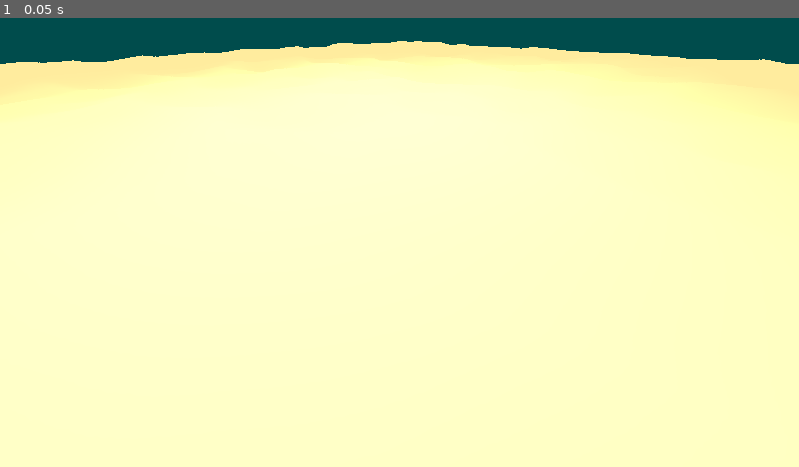
Above: before the commit, frame 1.
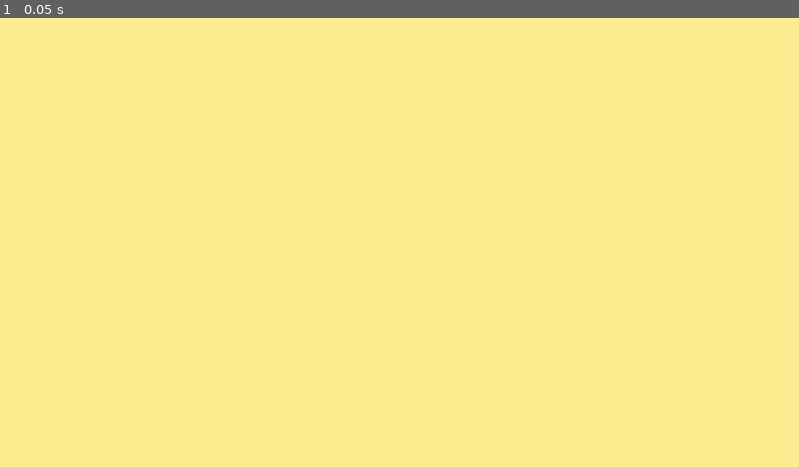
Above: after the commit, the same moment.

Repository: marcuserlandsson/Digosaur
Game: Godot game, scene res://Main.tscn
Same seed, same stepped clock (60 frames per second), same inputs: the game is played once before the commit and once after it.
Inputs:
- Up to frame 1 (0.05 s): no input

The runs differ from the first frame. In frame 1, 94% of the frame differs, in the area x 0-100%, y 0-100%.
Error after the commit: Invalid assignment of property or key 'strength' with value of type 'float' on a base object of type 'null instance'. (res://mouse_track.gd:23)

Commit message:
removed some old nodes, lighting & camera angle

Diff:
--- a/CarTracksOnSnowOrSand/Main.tscn
+++ b/CarTracksOnSnowOrSand/Main.tscn
@@ -11,43 +11,9 @@
 ambient_light_source = 2
 ambient_light_color = Color(1, 1, 1, 1)
 
-[sub_resource type="ShaderMaterial" id="ShaderMaterial_r0du0"]
-
-[sub_resource type="PlaneMesh" id="PlaneMesh_8muh3"]
-resource_local_to_scene = true
-material = SubResource("ShaderMaterial_r0du0")
-size = Vector2(10, 10)
-subdivide_width = 256
-subdivide_depth = 256
-
-[sub_resource type="BoxShape3D" id="BoxShape3D_0v47j"]
-size = Vector3(10.0605, 0.001, 10.0717)
-
 [sub_resource type="Environment" id="Environment_ms5u6"]
 background_mode = 1
 background_color = Color(1, 1, 1, 1)
-
-[sub_resource type="Gradient" id="Gradient_suej4"]
-offsets = PackedFloat32Array(0, 0.476744)
-colors = PackedColorArray(1, 1, 1, 1, 1, 1, 1, 0)
-
-[sub_resource type="GradientTexture2D" id="GradientTexture2D_xgya4"]
-gradient = SubResource("Gradient_suej4")
-fill = 1
-fill_from = Vector2(0.5, 0.5)
-
-[sub_resource type="StandardMaterial3D" id="StandardMaterial3D_64uqg"]
-transparency = 1
-vertex_color_use_as_albedo = true
-albedo_texture = SubResource("GradientTexture2D_xgya4")
-
-[sub_resource type="QuadMesh" id="QuadMesh_arh4n"]
-material = SubResource("StandardMaterial3D_64uqg")
-size = Vector2(0.29, 0.63)
-
-[sub_resource type="Gradient" id="Gradient_5n4dt"]
-offsets = PackedFloat32Array(0, 0.982301, 1)
-colors = PackedColorArray(0, 0, 0, 1, 0.946903, 0.946903, 0.946903, 0.0530974, 1, 1, 1, 0)
 
 [sub_resource type="ParticleProcessMaterial" id="ParticleProcessMaterial_r0du0"]
 collision_mode = 1
@@ -70,27 +36,17 @@
 radius = 0.23
 height = 0.63
 
-[sub_resource type="Gradient" id="Gradient_fos0i"]
-offsets = PackedFloat32Array(0, 0.09, 0.20666666, 0.46666667, 0.69666666, 0.99666667)
-colors = PackedColorArray(0.7372549, 0.7372549, 0.7372549, 1, 0.59507, 0.78792715, 0.78792715, 1, 0.41075632, 0.85361344, 0.85361344, 1, 0, 1, 1, 1, 0, 1, 1, 1, 0, 1, 1, 1)
-
-[sub_resource type="NoiseTexture3D" id="NoiseTexture3D_lgr22"]
-color_ramp = SubResource("Gradient_fos0i")
-
-[sub_resource type="NoiseTexture2D" id="NoiseTexture2D_cm0pq"]
-invert = true
-
 [sub_resource type="ShaderMaterial" id="ShaderMaterial_uu6xs"]
 render_priority = 0
 shader = ExtResource("2_cm0pq")
 shader_parameter/heightmap = ExtResource("3_r0du0")
-shader_parameter/heightmap_normals_intensity = 0.0
+shader_parameter/heightmap_normals_intensity = 0.1070000050825
 shader_parameter/heightmap_scale = 1.0
 shader_parameter/heightmap_height_scale = 1.0
 shader_parameter/slope_edge_1 = 0.0
 shader_parameter/slope_edge_2 = 0.0
 shader_parameter/slope_edge_3 = 0.0
-shader_parameter/slope_edge_noise = SubResource("NoiseTexture2D_cm0pq")
+shader_parameter/slope_edge_noise = ExtResource("3_r0du0")
 shader_parameter/slope_edge_noise_scale = 1.0
 shader_parameter/slope_edge_noise_intensity = 0.50000002375
 shader_parameter/slope_color_remap_top = Color(1, 0.9254902, 0.61960787, 1)
@@ -100,6 +56,7 @@
 shader_parameter/flat_albedo = ExtResource("3_fos0i")
 shader_parameter/flat_uv_scale = 1.0
 shader_parameter/flat_normal_scale = 0.0
+shader_parameter/slope_albedo = ExtResource("3_fos0i")
 shader_parameter/slope_uv_scale = 1.0
 shader_parameter/slope_normal_scale = 0.0
 shader_parameter/flat_specular = 0.0
@@ -131,34 +88,19 @@
 4. Every VisualInstance outside SubViewport must NOT be in layer2"
 
 [node name="Camera3D" type="Camera3D" parent="."]
-transform = Transform3D(0.704016, 0.42987, -0.565308, 0, 0.796003, 0.605293, 0.710184, -0.426136, 0.560398, -4.14, 1.126, 4.01)
+transform = Transform3D(0.9999999, 0, 0, 0, -4.3711402e-08, 0.9999993, 0, -1.0000004, -4.3711356e-08, 0, 3, 0)
 cull_mask = 1048573
 environment = SubResource("Environment_i3pvo")
 
 [node name="OmniLight3D" type="OmniLight3D" parent="."]
 transform = Transform3D(1, 0, 0, 0, 1, 0, 0, 0, 1, -1.86431, 4.69709, 3.92687)
-light_energy = 7.297
+visible = false
+light_energy = 3.0
 light_cull_mask = 4294967293
 omni_range = 7.838
 
 [node name="MouseTrack" type="Node3D" parent="."]
 script = ExtResource("2_bwx1l")
-
-[node name="Floor" type="MeshInstance3D" parent="."]
-visible = false
-mesh = SubResource("PlaneMesh_8muh3")
-
-[node name="Area3D" type="Area3D" parent="Floor"]
-
-[node name="CollisionShape3D" type="CollisionShape3D" parent="Floor/Area3D"]
-transform = Transform3D(1, 0, 0, 0, 1, 0, 0, 0, 1, 0, 0.049500003, 0)
-visible = false
-shape = SubResource("BoxShape3D_0v47j")
-
-[node name="GPUParticlesCollisionBox3D" type="GPUParticlesCollisionBox3D" parent="Floor/Area3D"]
-transform = Transform3D(1, 0, 0, 0, 1, 0, 0, 0, 1, -0.629, -1, -1.04)
-layers = 3
-size = Vector3(11.542725, 1.5356243, 11.723389)
 
 [node name="SubViewport" type="SubViewport" parent="."]
 
@@ -170,40 +112,21 @@
 [node name="RemoteParticles" type="Node3D" parent="SubViewport"]
 transform = Transform3D(1, 0, 0, 0, 1, 0, 0, 0, 1, 0, 0, 0.830201)
 
-[node name="TrackParticles" type="CPUParticles3D" parent="SubViewport/RemoteParticles"]
-transform = Transform3D(-0.997109, -0.0759882, -3.32155e-09, 0, -4.37114e-08, 1, -0.0759882, 0.997109, 4.3585e-08, 0, 0, -0.475)
-visible = false
-layers = 2
-emitting = false
-amount = 100
-lifetime = 8.0
-mesh = SubResource("QuadMesh_arh4n")
-direction = Vector3(0, 0, 0)
-gravity = Vector3(0, 0, 0)
-color = Color(0, 0, 0, 1)
-color_ramp = SubResource("Gradient_5n4dt")
-
 [node name="NewTrackParticles" type="GPUParticles3D" parent="SubViewport/RemoteParticles"]
 transform = Transform3D(-0.997109, -0.0759882, -3.32155e-09, 0, -4.37114e-08, 1, -0.0759882, 0.997109, 4.3585e-08, 0, 0, -0.475)
 layers = 2
 emitting = false
-amount = 100
-lifetime = 8.0
+amount = 1
 collision_base_size = 0.1
 process_material = SubResource("ParticleProcessMaterial_r0du0")
 draw_pass_1 = SubResource("SphereMesh_3dxm6")
 
-[node name="Attractor" type="GPUParticlesAttractorVectorField3D" parent="SubViewport/RemoteParticles"]
-layers = 3
-strength = -2.0
-attenuation = 2.0
-size = Vector3(1, 1, 1)
-texture = SubResource("NoiseTexture3D_lgr22")
+[node name="SandHeight" type="MeshInstance3D" parent="."]
+mesh = SubResource("QuadMesh_wkp8b")
 
-[node name="newAttractor" type="GPUParticlesAttractorSphere3D" parent="SubViewport/RemoteParticles"]
-layers = 3
-strength = -2.0
-attenuation = 2.0
-
-[node name="MeshInstance3D" type="MeshInstance3D" parent="."]
-mesh = SubResource("QuadMesh_wkp8b")
+[node name="GPUParticlesCollisionHeightField3D" type="GPUParticlesCollisionHeightField3D" parent="SandHeight"]
+transform = Transform3D(1, 0, 0, 0, 1, 0, 0, 0, 1, 0.19702148, 0, 0.19207764)
+visibility_parent = NodePath("..")
+cull_mask = 4294966275
+size = Vector3(8.711426, 2, 8.495972)
+heightfield_mask = 1047553
--- a/CarTracksOnSnowOrSand/terrain.gdshader
+++ b/CarTracksOnSnowOrSand/terrain.gdshader
@@ -6,6 +6,7 @@
 How to apply:
 Add heightmap, change heightmap_scale & Slope_edge_noise_scale to same number (ex 1)
 Heightmap_height_scale is max height of mountains/hills
+Heightmap_normals_intensity makes more grainy(?)
 */
 
 shader_type spatial;
@@ -66,11 +67,6 @@
 	return texX * normal_weights.x + texY * normal_weights.y + texZ * normal_weights.z;
 }
 
-vec3 unpack_normalmap(vec4 rgba) {
-	vec3 n = rgba.xzy * 2.0 - vec3(1.0);
-	n.z *= -1.0;
-	return n;
-}
 
 
 void fragment() {
@@ -83,8 +79,14 @@
 	vec3 triplanarized_flat_albedo = get_triplanarized_map(flat_albedo, projected_coords, normal_weights, flat_uv_scale * 0.01);
 	vec3 triplanarized_flat_normal = get_triplanarized_map(flat_normal, projected_coords, normal_weights, flat_uv_scale * 0.01);
 
-//	float steepness = dot(world_normal, vec3(0.0, 1.0, 0.0));
-//	float inv_steepness = (steepness * -1.0) + 1.0;
+	float steepness = dot(world_normal, vec3(0.0, 1.0, 0.0));
+	float inv_steepness = (steepness * -1.0) + 1.0;
+	vec4 c = texture(slope_edge_noise, UV);
+	c.r=1.0-c.r;
+	c.g=1.0-c.g;
+	c.b=1.0-c.b;
+	//COLOR.rgba=c;
+
 	float slope_edge_noise_remap = mix(1, texture(slope_edge_noise, UV/*world_position*/ * slope_edge_noise_scale).r, slope_edge_noise_intensity);
 	float slope = texture(splatmap, UV/*world_position*/).r * slope_edge_noise_remap;
 
@@ -109,6 +111,7 @@
 	NORMAL_MAP = mix(slope_normal_scaled, flat_normal_scaled, slope_mask_inverted);
 	NORMAL_MAP_DEPTH = mix(slope_normal_intensity, flat_normal_intensity, slope_mask_inverted);
 }
+// from godot
 float hash(vec2 p) {
   return fract(sin(dot(p * 17.17, vec2(14.91, 67.31))) * 4791.9511);
 }
Not shown: 1 places in CarTracksOnSnowOrSand/Main.tscn that only renumber resources
